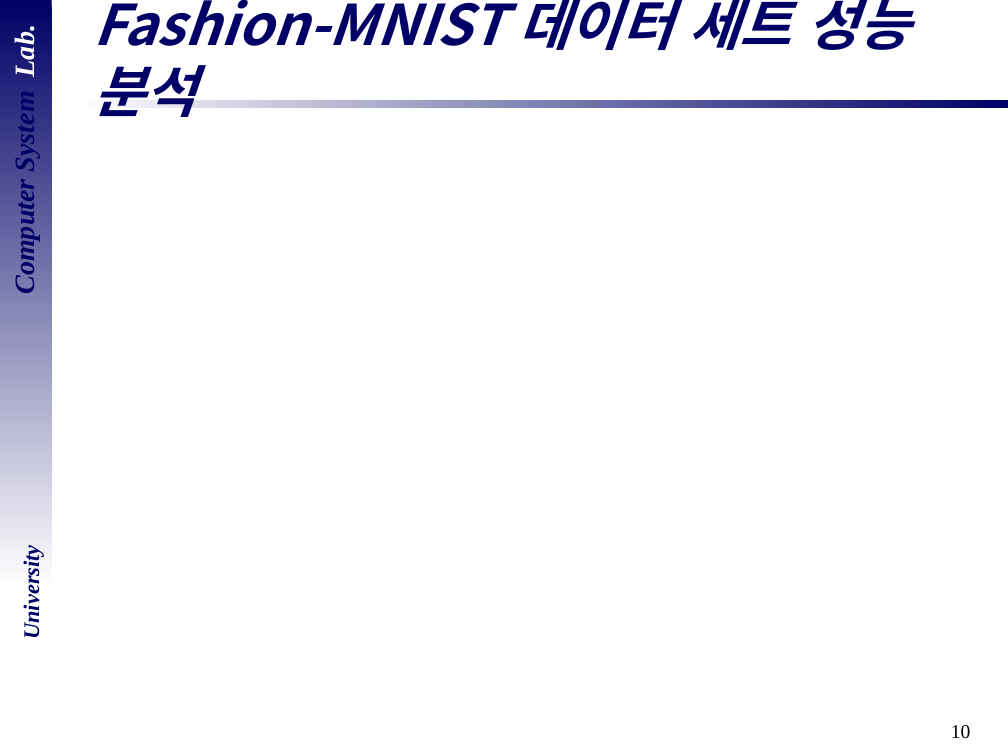
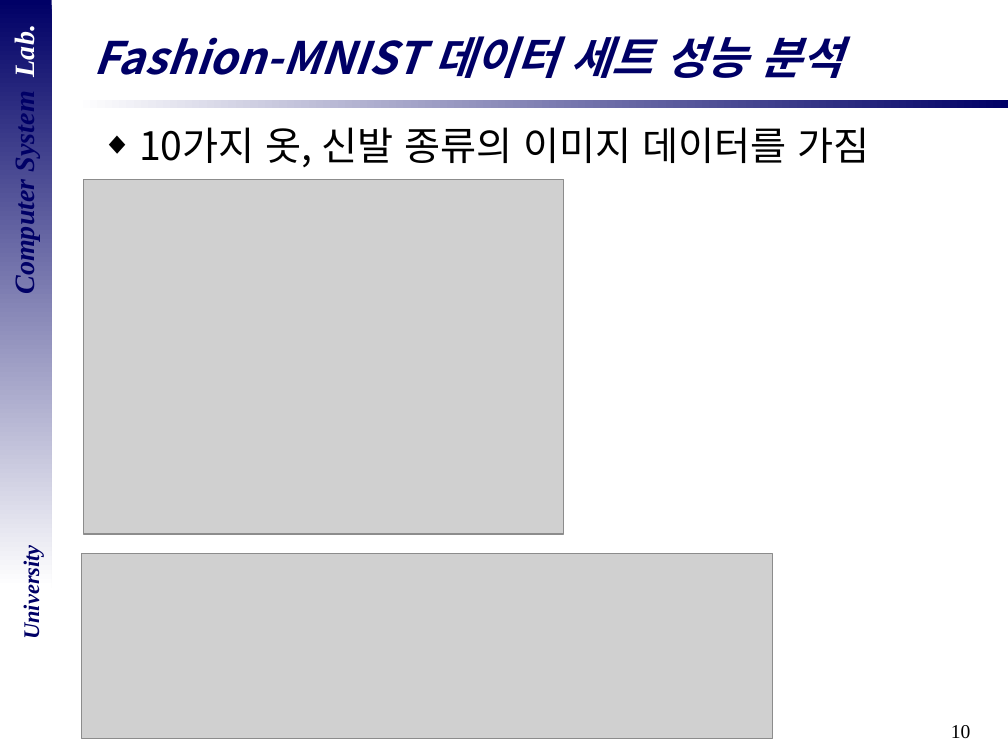
Before and after one commit to DevelopLee20/SNN, a slide deck: slide 10 of cs semina/졸업 논문 심사.pptx. Drawn at 1008x756 pixels with LibreOffice and Linux fonts; fonts in the diff are those of the drawing; grey boxes stand for pictures; background and template pictures are left out. Boxes give left, top, right and bottom in pixels: in the first picture for what was removed or moved away, otherwise in the second. Text is boxed around its words. In the diff, an @@ line names an element or a change of style, - is before the commit and + after.

```diff
--- a/cs semina/졸업 논문 심사.pptx
+++ b/cs semina/졸업 논문 심사.pptx
@@ title "Fashion-MNIST 데이터 세트 성능 분석" at box(93, 36, 842, 78): size 40 to 32 pt @@
@@ text added at box(139, 127, 869, 167), 28 pt, text #000000 @@
+◆ 10가지 옷, 신발 종류의 이미지 데이터를 가짐
@@ picture added at box(84, 179, 564, 534) @@
@@ picture added at box(82, 554, 773, 739) @@
```
Also in this commit, not shown: 10 other slides changed.
